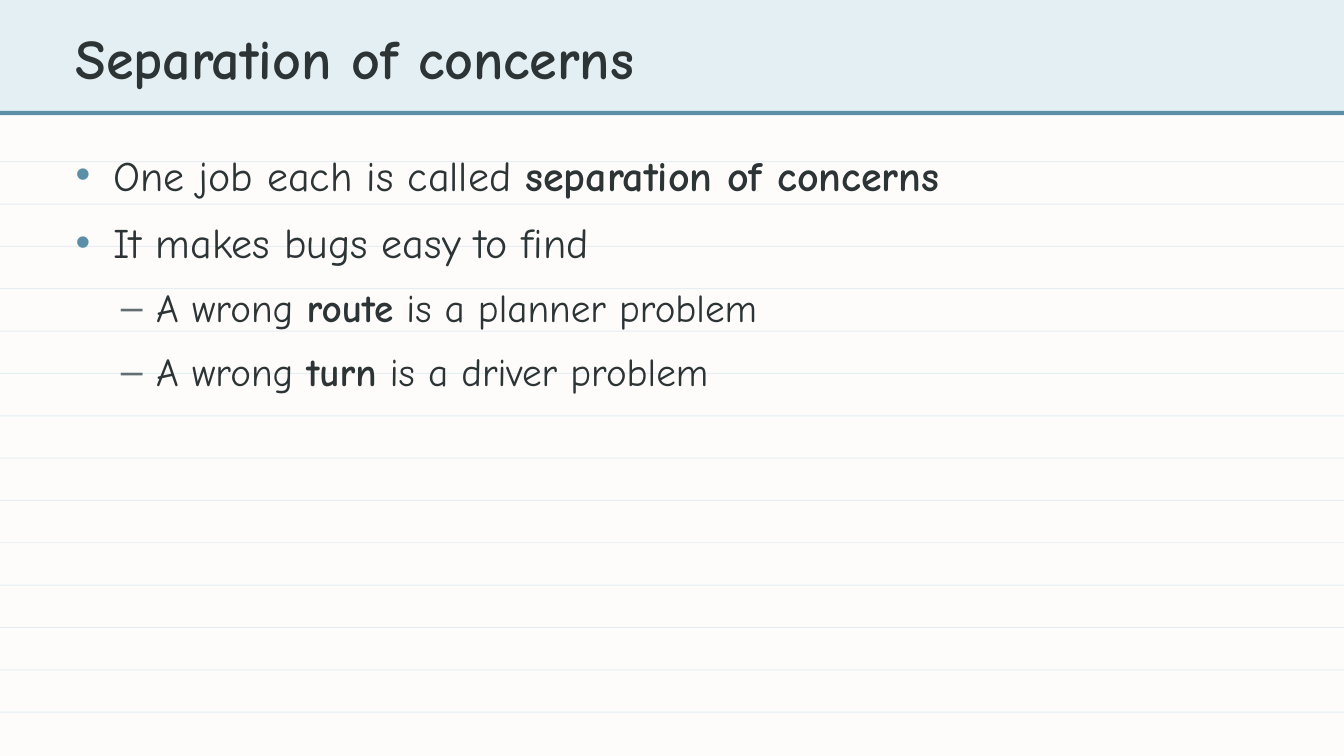
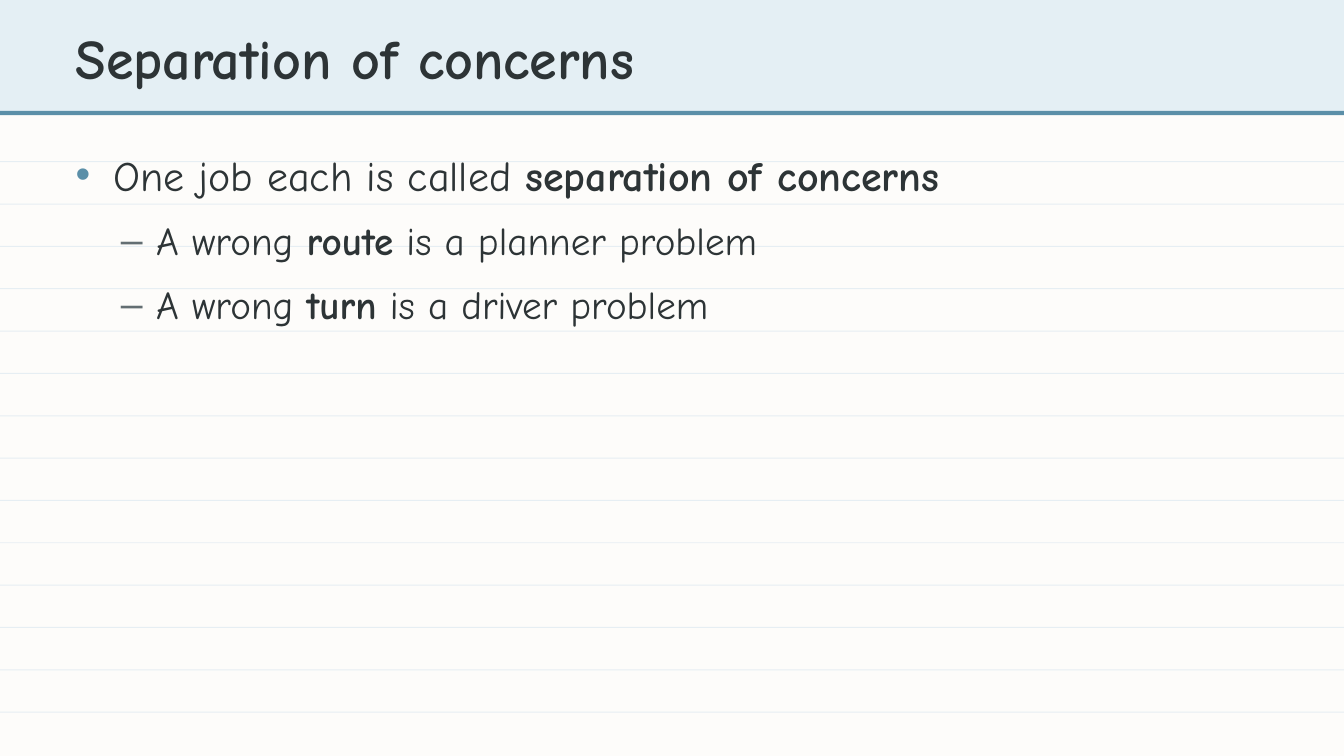
Before and after one commit to bradamiller/LearningPython, a slide deck: slide 9 of static/slides/module-04-manhattan/module-4-lesson-00-overview.pptx (slide 10 before the commit). Drawn at 1344x756 pixels with LibreOffice and Linux fonts; fonts in the diff are those of the drawing. Boxes give left, top, right and bottom in pixels: in the first picture for what was removed or moved away, otherwise in the second. Text is boxed around its words. In the diff, an @@ line names an element or a change of style, - is before the commit and + after.

```diff
--- a/static/slides/module-04-manhattan/module-4-lesson-00-overview.pptx
+++ b/static/slides/module-04-manhattan/module-4-lesson-00-overview.pptx
@@ text at bbox=[113, 229, 589, 267]: paragraph removed @@
-• It makes bugs easy to find
```
Also in this commit, not shown: 7 other slides changed, 11 slides removed, 15 other files.
